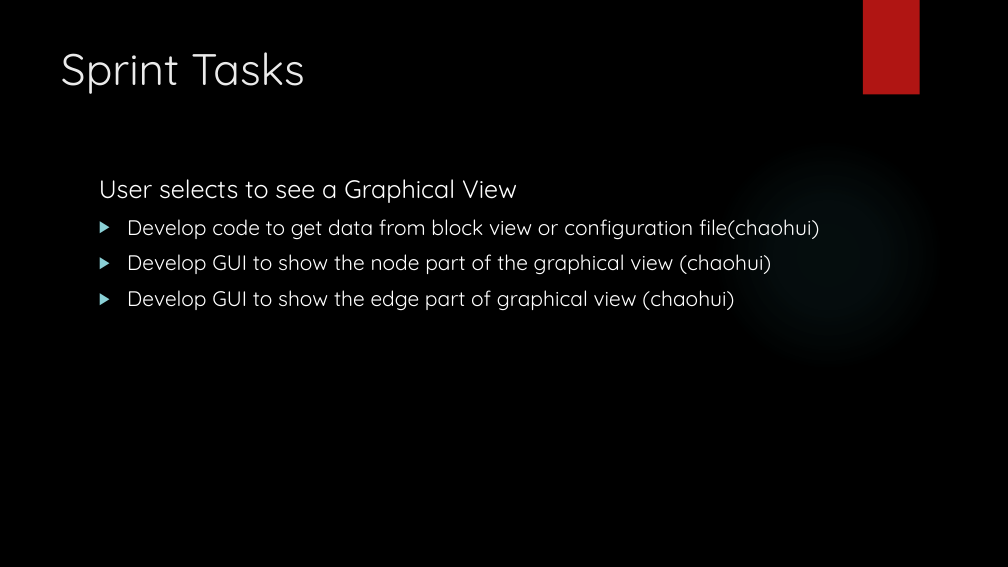
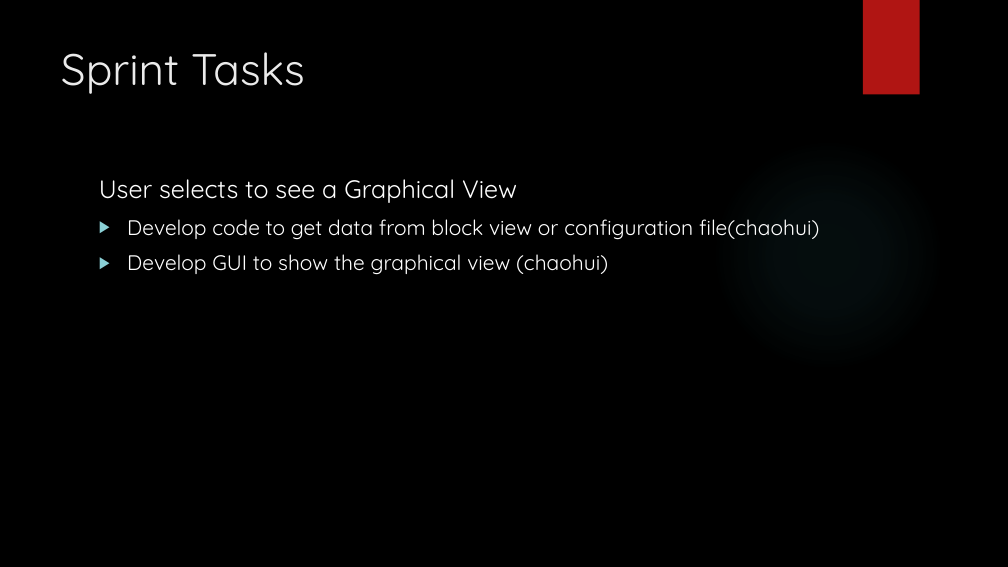
Before and after one commit to 2012215434/CS744, a slide deck: slide 5 of documents/second_presentation.pptx. Drawn at 1008x567 pixels with LibreOffice and Linux fonts; fonts in the diff are those of the drawing; background and template pictures are left out. Boxes give left, top, right and bottom in pixels: in the first picture for what was removed or moved away, otherwise in the second. Text is boxed around its words. In the diff, an @@ line names an element or a change of style, - is before the commit and + after.

Commit message:
update PPT and sprints

```diff
--- a/documents/second_presentation.pptx
+++ b/documents/second_presentation.pptx
@@ text at [127,254,608,275]: text changed @@
-▶ Develop GUI to show the node part of the graphical view (chaohui)
-▶ Develop GUI to show the edge part of graphical view (chaohui)
+▶ Develop GUI to show the graphical view (chaohui)
```
Also in this commit, not shown: 2 other slides changed, 1 other file.
